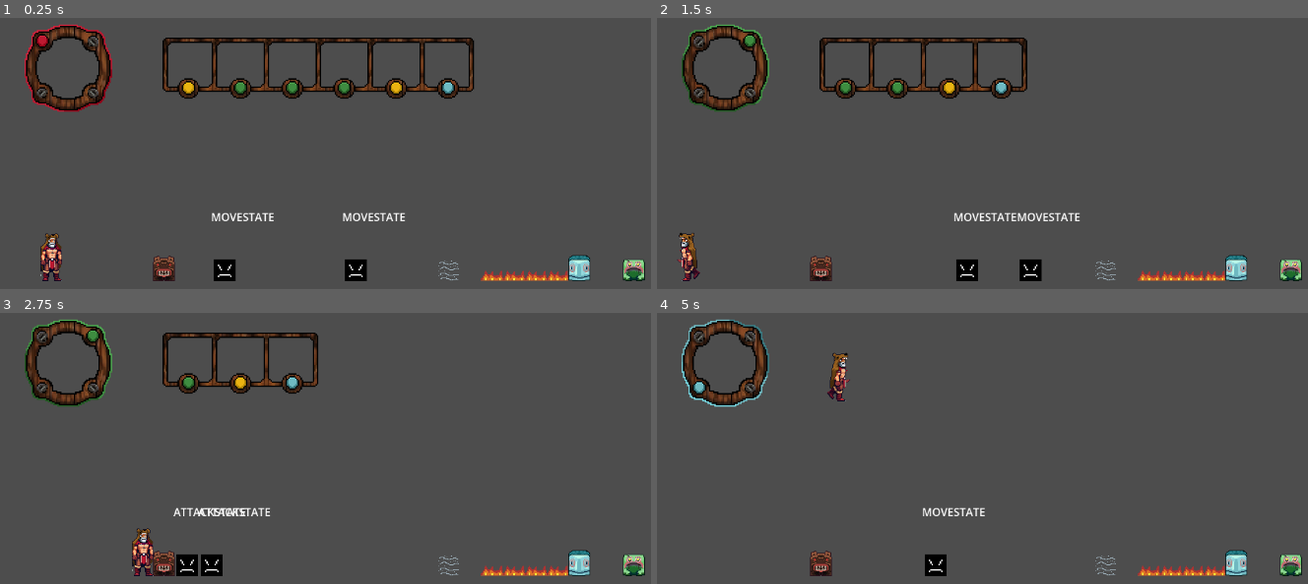
Above: before the commit, frames 1-4 (two rows, left to right).
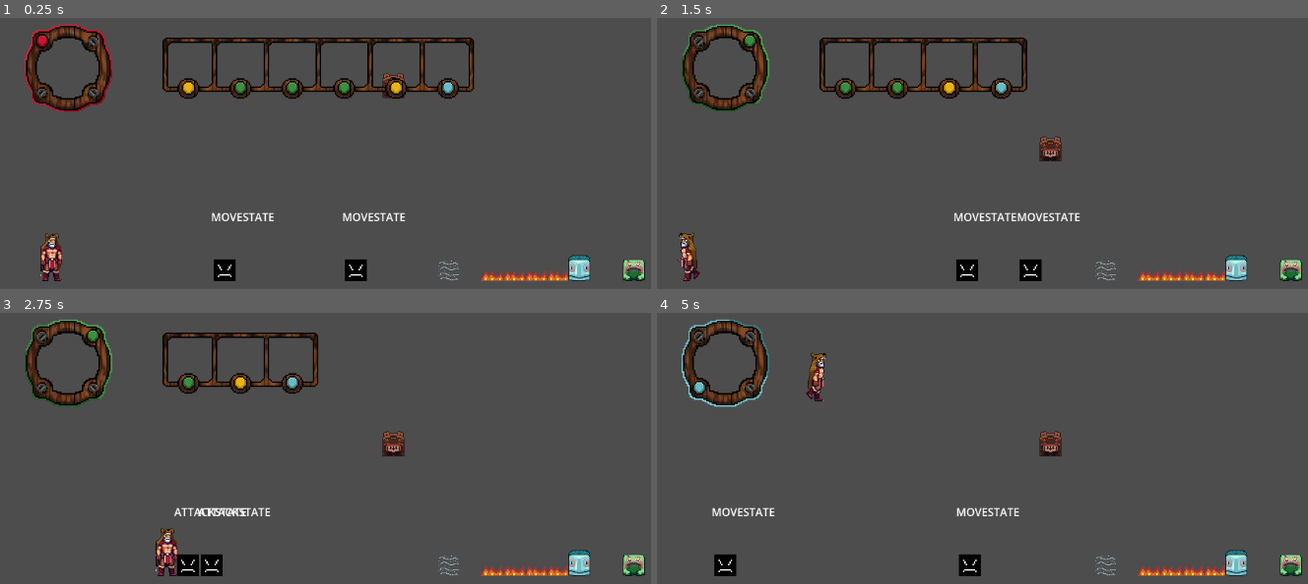
Above: after the commit, the same moments.

Repository: ButterM-40/BlitzWaveStudioGameJam70
Game: Godot game, scene res://Scenes/Tests/TestingCode.tscn
Two runs of this game, one before a commit and one after it. Both use one fixed random seed, a clock stepped at 60 frames per second and the inputs below. The engine's default icon, where the game draws it, is replaced by a stand-in: a white triangle on a blue panel in a dark square.
Inputs:
- Up to frame 1 (0.25 s): no input
- Up to frame 2 (1.5 s): hold A (Right) from 0.53 s (still down); tap Space (Switch) at 0.6, 1.35 s; tap W (Jump) at 0.77 s
- Up to frame 3 (2.75 s): tap W (Jump) at 1.52 s; release A (Right) at 2.03 s; hold D (Left) from 2.03 s (still down); tap Space (Switch) at 2.1 s
- Up to frame 4 (5 s): release D (Left) at 2.78 s; hold A (Right) 2.78-4.28 s; tap Space (Switch) at 2.85, 3.6, 4.35 s; tap W (Jump) at 3.02, 3.77, 4.52 s; hold D (Left) from 4.28 s (still down)

The runs differ from the first frame. In frame 1, 0.4% of the frame differs, in the area x 23-63%, y 20-98%; in frame 2, 0.6%; in frame 3, 1.4%; in frame 4, 2.6%, in the area x 8-63%, y 14-98%.

Commit message:
Project stuff and imports

Diff:
--- a/Scenes/Tests/TestingCode.tscn
+++ b/Scenes/Tests/TestingCode.tscn
@@ -14,9 +14,17 @@
 [ext_resource type="PackedScene" uid="uid://b322sdmafmihc" path="res://Scenes/enemy.tscn" id="12_nyvo1"]
 [ext_resource type="PackedScene" uid="uid://c1ayt43ulupfn" path="res://Scenes/Traps/flame_trap.tscn" id="13_5ke4q"]
 [ext_resource type="PackedScene" uid="uid://ku2up3d0i603" path="res://Scenes/Traps/wind_trap.tscn" id="14_d4asv"]
+[ext_resource type="PackedScene" uid="uid://b7f87jxbuf06f" path="res://Scenes/Activator/altar.tscn" id="15_r7hyr"]
+[ext_resource type="PackedScene" uid="uid://k7koubectv8l" path="res://Scenes/Activatable/door.tscn" id="16_1lxyb"]
+[ext_resource type="PackedScene" uid="uid://cd4lfcnpu6524" path="res://Scenes/Activator/lever.tscn" id="16_g6cse"]
+[ext_resource type="PackedScene" uid="uid://dj65i3oqes7na" path="res://Scenes/Activatable/trapdoor.tscn" id="18_xtt3y"]
 
 [sub_resource type="RectangleShape2D" id="RectangleShape2D_hg2a7"]
+resource_local_to_scene = true
 size = Vector2(1280, 32)
+
+[sub_resource type="RectangleShape2D" id="RectangleShape2D_nt4pw"]
+size = Vector2(256, 32)
 
 [node name="Testing" type="Node2D"]
 
@@ -34,6 +42,15 @@
 [node name="CollisionShape2D" type="CollisionShape2D" parent="TestPlatform"]
 shape = SubResource("RectangleShape2D_hg2a7")
 
+[node name="TestPlatform2" type="StaticBody2D" parent="."]
+position = Vector2(64, -80)
+collision_layer = 8
+collision_mask = 31
+metadata/_edit_group_ = true
+
+[node name="CollisionShape2D" type="CollisionShape2D" parent="TestPlatform2"]
+shape = SubResource("RectangleShape2D_nt4pw")
+
 [node name="RespawnPoint" type="Node2D" parent="."]
 position = Vector2(-495, -55)
 
@@ -50,21 +67,23 @@
 z_index = 0
 position = Vector2(352, 64)
 collision_mask = 15
+mass = 1.0
 lock_rotation = false
 script = null
 
 [node name="TurtleTotem" parent="." instance=ExtResource("12_k2mi4")]
 z_index = 0
 position = Vector2(272, 64)
+mass = 1.0
 
 [node name="BearTotem" parent="." instance=ExtResource("10_2ipq6")]
-position = Vector2(-336, 64)
-mass = 100.0
+position = Vector2(0, -208)
 
 [node name="OwlTotem" parent="." instance=ExtResource("11_oasu7")]
 z_index = 0
 position = Vector2(191, -408)
 collision_mask = 15
+mass = 1.0
 lock_rotation = false
 script = null
 
@@ -89,3 +108,17 @@
 [node name="WindTrap" parent="." instance=ExtResource("14_d4asv")]
 position = Vector2(80, 64)
 strength = 500.0
+
+[node name="Door" parent="." instance=ExtResource("16_1lxyb")]
+position = Vector2(80, -128)
+
+[node name="Lever" parent="." node_paths=PackedStringArray("activatable_objects") instance=ExtResource("16_g6cse")]
+position = Vector2(144, -112)
+activatable_objects = [NodePath("../Trapdoor")]
+
+[node name="Trapdoor" parent="." instance=ExtResource("18_xtt3y")]
+position = Vector2(208, -80)
+
+[node name="Altar" parent="." node_paths=PackedStringArray("activatable_objects") instance=ExtResource("15_r7hyr")]
+position = Vector2(0, -112)
+activatable_objects = [NodePath("../Door")]
--- /dev/null
+++ b/Scripts/constants.gd
@@ -0,0 +1,7 @@
+extends Node
+enum TotemType {
+	BEAR,
+	OWL,
+	FROG,
+	TURTLE
+}
--- a/project.godot
+++ b/project.godot
@@ -15,6 +15,10 @@
 run/main_scene="res://Scenes/Tests/TestingCode.tscn"
 config/features=PackedStringArray("4.2", "Forward Plus")
 config/icon="res://icon.svg"
+
+[autoload]
+
+Constants="*res://Scripts/constants.gd"
 
 [input]
 
Binary file added: Art/Doors/door_placeholder.png
Not shown, added: Art/Doors/door_placeholder.png.import
Binary file added: Art/Doors/trapdoor_placeholder.png
Not shown, added: Art/Doors/trapdoor_placeholder.png.import
Binary file added: Art/altar_light_place_holder.png
Not shown, added: Art/altar_light_place_holder.png.import
Binary file added: Art/altar_placeholder.png
Not shown, added: Art/altar_placeholder.png.import
Binary file added: Art/lever_placeholder.png
Not shown, added: Art/lever_placeholder.png.import
Not shown: 1 places in Scenes/Tests/TestingCode.tscn that only renumber resources
